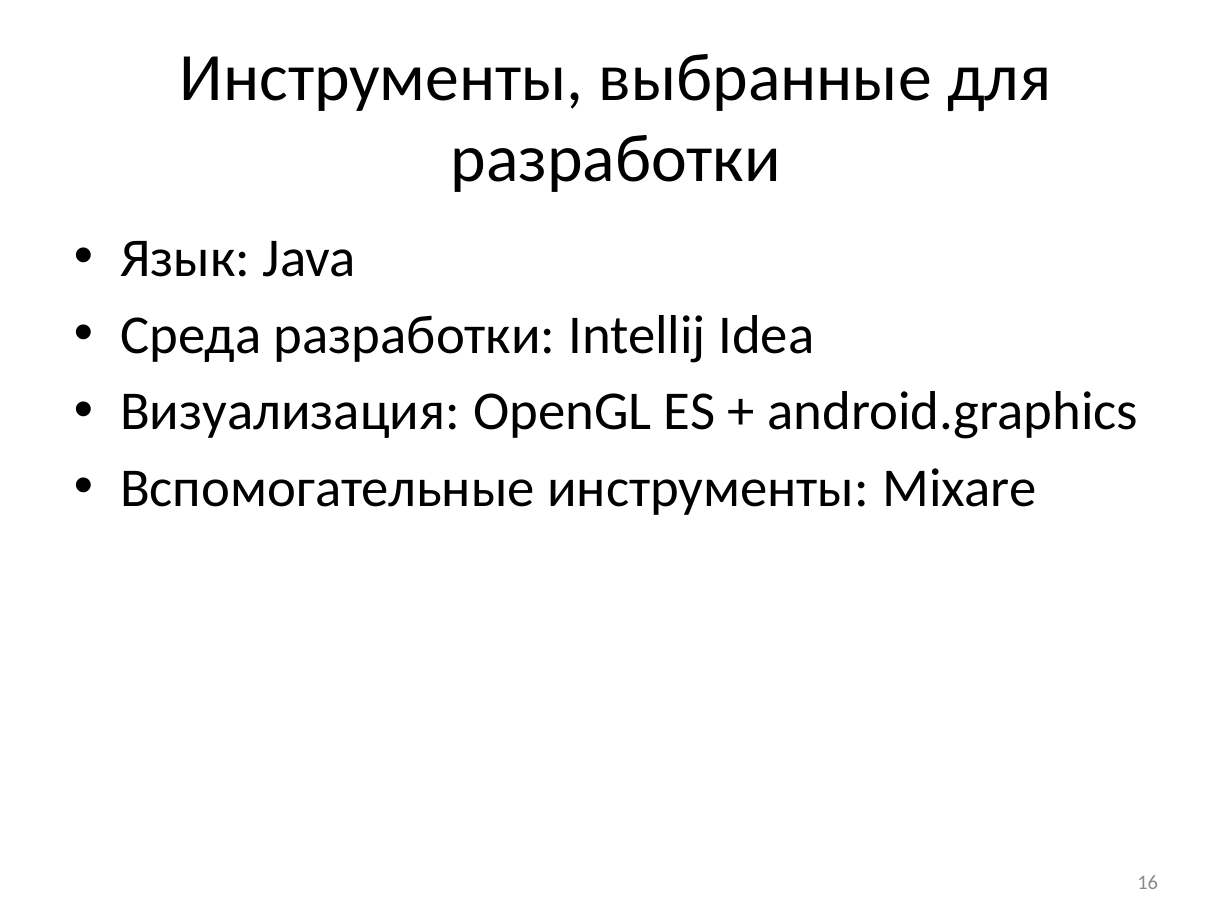
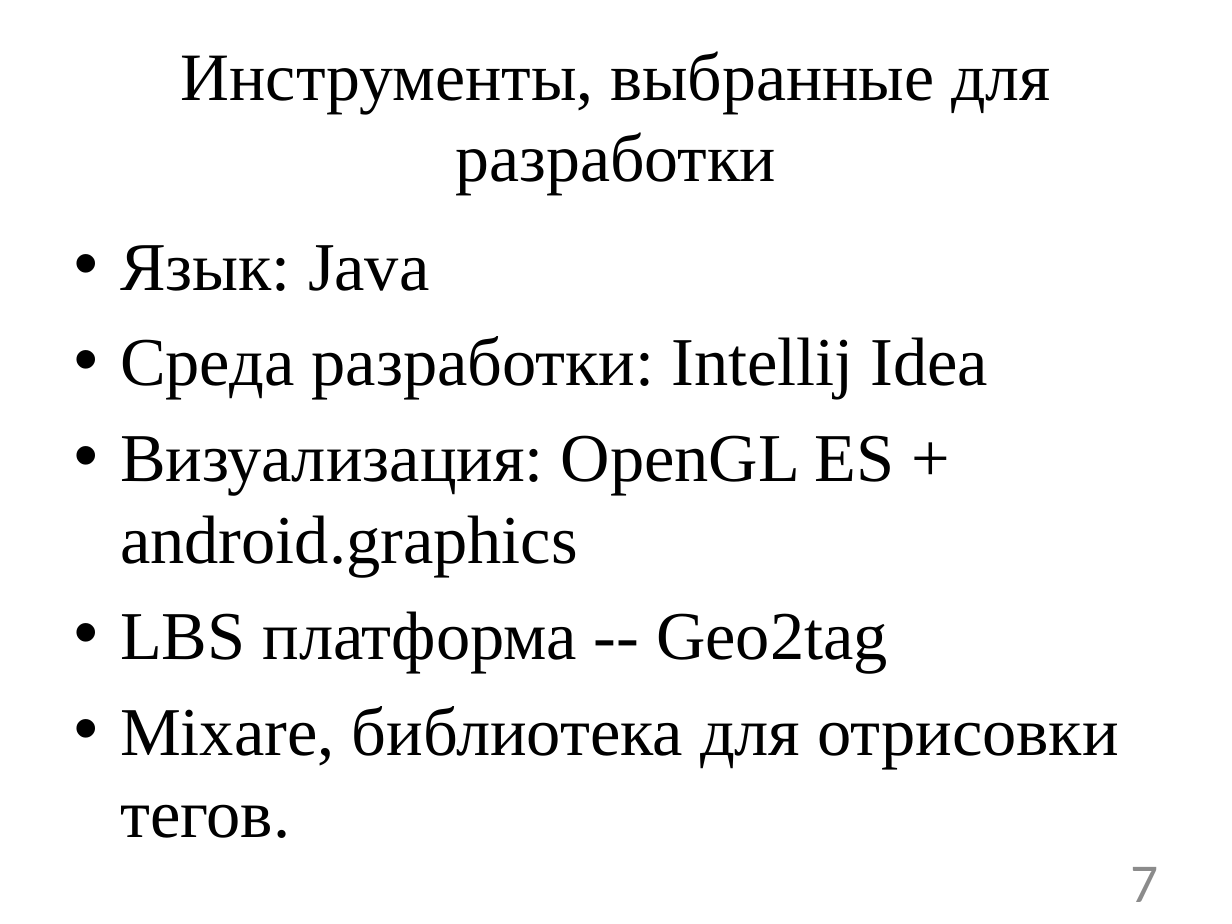
Before and after one commit to geo2tag/geocube, a slide deck: slide 7 of Диплом презентация.pptx (slide 16 before the commit). Drawn at 1232x924 pixels with LibreOffice and Linux fonts; fonts in the diff are those of the drawing. Boxes give left, top, right and bottom in pixels: in the first picture for what was removed or moved away, otherwise in the second. Text is boxed around its words. In the diff, an @@ line names an element or a change of style, - is before the commit and + after.

```diff
--- a/Диплом презентация.pptx
+++ b/Диплом презентация.pptx
@@ title "Инструменты, выбранные для разработки" at box(181, 51, 1050, 194): font Calibri to Times New Roman @@
@@ text at box(120, 245, 989, 577): size 32 to 40 pt, font Calibri to Times New Roman in "Язык: Java", "Среда разработки: Intellij Idea", "Визуализация: OpenGL ES + android.graphics"; more space between paragraphs @@
@@ text at box(120, 611, 1118, 838): text changed; size 32 to 40 pt; font Calibri to Times New Roman @@
-• Вспомогательные инструменты: Mixare
+• LBS платформа -- Geo2tag
+• Mixare, библиотека для отрисовки тегов.
@@ page number at box(1130, 867, 1158, 902): text changed; size 12 to 32 pt @@
-16
+7
```
Also in this commit, not shown: 6 other slides changed, 9 slides added, 14 slides removed.
